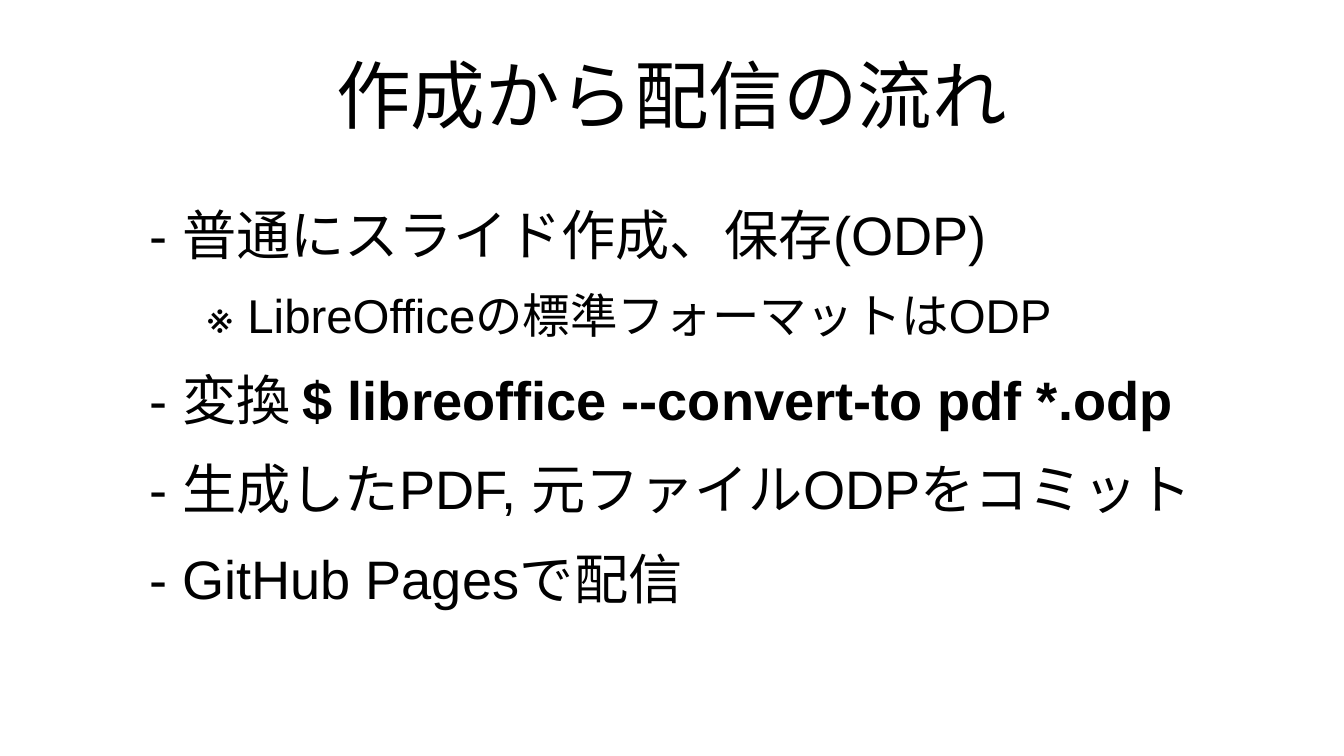
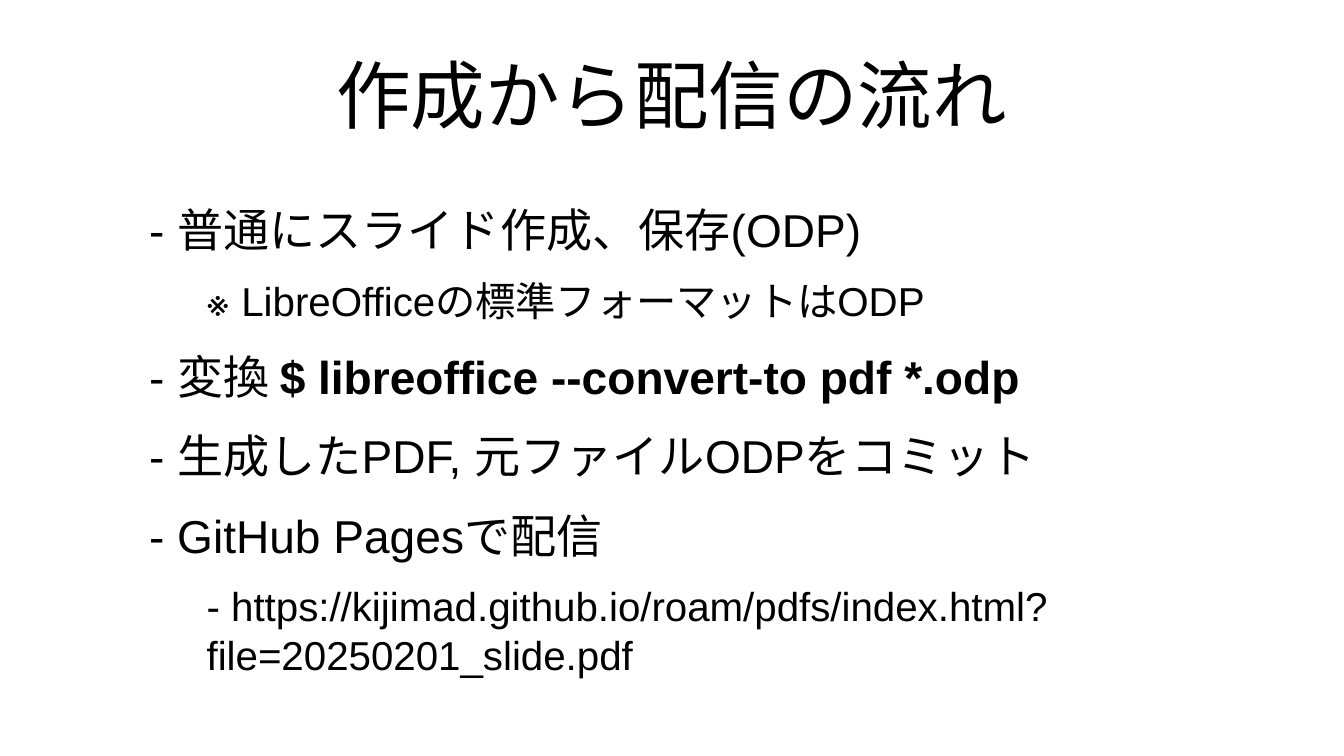
Before and after one commit to kijimaD/roam-ui, a slide deck: slide 10 of pages/pdfs/20250201_slide.odp (slide 8 before the commit). Drawn at 1344x756 pixels with LibreOffice and Linux fonts; fonts in the diff are those of the drawing. Boxes give left, top, right and bottom in pixels: in the first picture for what was removed or moved away, otherwise in the second. Text is boxed around its words. In the diff, an @@ line names an element or a change of style, - is before the commit and + after.

```diff
--- a/pages/pdfs/20250201_slide.odp
+++ b/pages/pdfs/20250201_slide.odp
@@ text at box(177, 208, 1035, 561): size 32 to 27.2 pt in "- 普通にスライド作成、保存(ODP)", "- 変換 $ libreoffice --convert-to pdf *.odp", "- 生成したPDF, 元ファイルODPをコミット", "- GitHub Pagesで配信"; size 28 to 23.8 pt in "※ LibreOfficeの標準フォーマットはODP" @@
@@ text at box(207, 591, 1047, 678): paragraph added @@
+  - https://kijimad.github.io/roam/pdfs/index.html?file=20250201_slide.pdf
```
Also in this commit, not shown: 3 other slides changed, 5 slides added, 1 slide removed, 4 other files.
